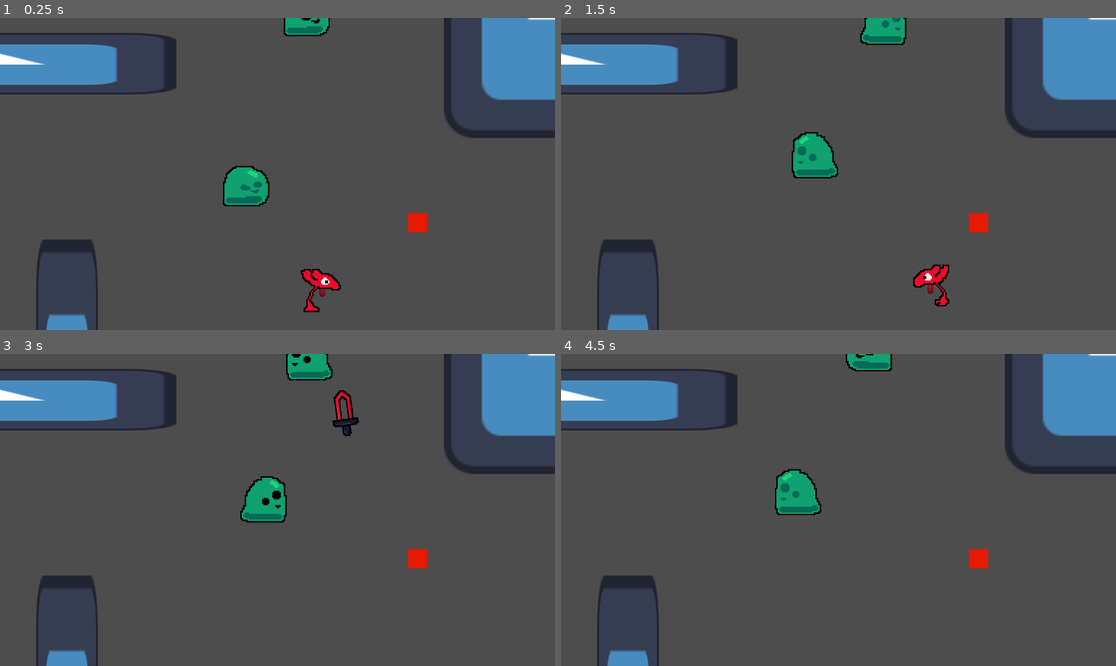
Above: before the commit, frames 1-4 (two rows, left to right).
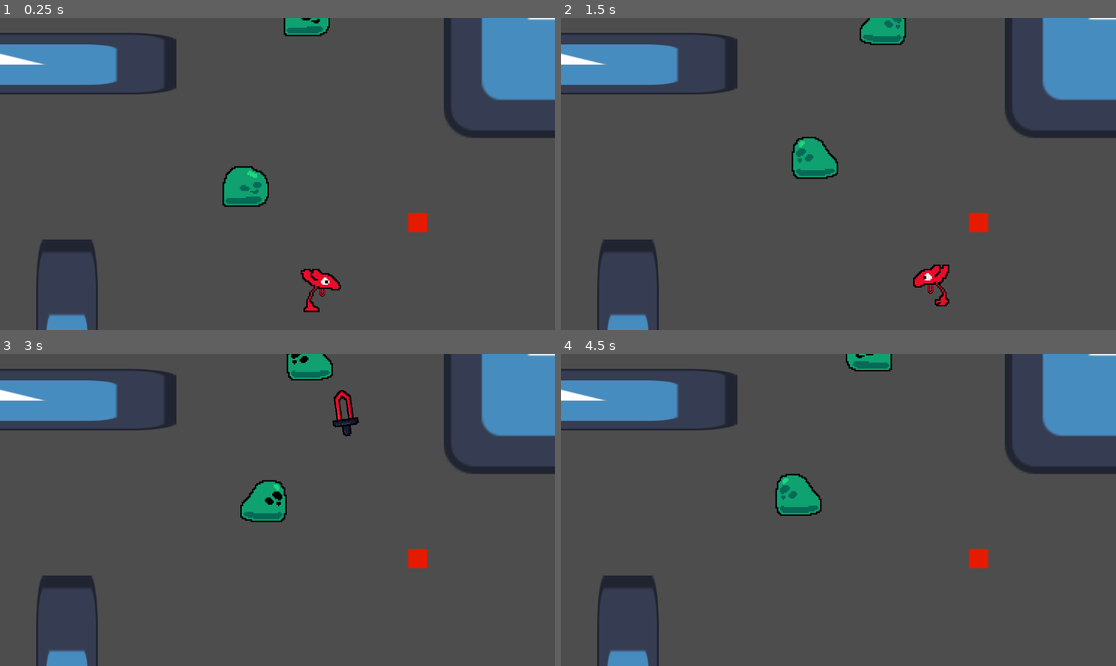
Above: after the commit, the same moments.

Repository: haihala/Weapon-s-choice
Game: Godot game, scene res://levels/playground.tscn
Two runs of this game, one before a commit and one after it. Both use one fixed random seed, a clock stepped at 60 frames per second and the inputs below. The engine's default icon, where the game draws it, is replaced by a stand-in: a white triangle on a blue panel in a dark square.
Inputs (mouse positions are in pixels of both pictures, inside the frame that each line leads up to):
- Up to frame 1 (0.25 s): no input
- Up to frame 2 (1.5 s): move the mouse to (960, 158) at 0.52 s; hold D (move_right) 0.53-1.28 s; click (960, 158) at 0.6 s; move the mouse to (727, 189) at 1.27 s; hold S (move_down) from 1.28 s (still down); right-click (727, 189) at 1.35 s
- Up to frame 3 (3 s): move the mouse to (333, 441) at 2.02 s; release S (move_down) at 2.03 s; hold D (move_right) 2.03-2.78 s; tap Space (sword_toss) at 2.1 s; move the mouse to (249, 572) at 2.77 s; hold W (move_up) from 2.78 s (still down); click (249, 572) at 2.85 s
- Up to frame 4 (4.5 s): move the mouse to (1005, 556) at 3.52 s; release W (move_up) at 3.53 s; hold A (move_left) from 3.53 s (still down); right-click (1005, 556) at 3.6 s; move the mouse to (672, 463) at 4.27 s; tap Space (sword_toss) at 4.35 s

The runs differ from the first frame. In frame 1, 0.2% of the frame differs, in the area x 40-49%, y 47-61%; in frame 2, 0.5%, in the area x 41-63%, y 0-52%; in frame 3, 0.5%; in frame 4, 0.4%.
Error in both runs: Out of bounds get index '0' (on base: 'Array[Node2D]') (res://creatures/gobo/gobo_ai.gd:17)

Commit message:
Navigation code polish

Diff:
--- a/godot-project/creatures/creature.gd
+++ b/godot-project/creatures/creature.gd
@@ -8,7 +8,6 @@
 
 @export var health = 2
 @export var speed = 300
-var navigation_target: Vector2
 
 @export var idle_state: State
 @export var walk_state: State
@@ -29,6 +28,16 @@
 		possess()
 	else:
 		controller = ai
+
+	# This is a workaround to wait one frame before running the first
+	# _physics_process. This is so that the navigation server is in sync.
+	# Otherwise there is an error
+	set_physics_process(false)
+	call_deferred('setup')
+
+func setup():
+	await get_tree().physics_frame
+	set_physics_process(true)
 
 func _physics_process(_delta: float) -> void:
 	if can_act():
@@ -70,8 +79,9 @@
 		velocity = direction.normalized() * speed
 
 func navigate_to(point: Vector2) -> void:
-	# TODO: Debounce
-	$NavigationAgent2D.target_position = point
+	if $NavigationAgent2D.target_position != point:
+		$NavigationAgent2D.target_position = point
+
 	var direction = (
 		$NavigationAgent2D.get_next_path_position() - global_position
 	).normalized()
--- a/godot-project/levels/level2.tscn
+++ b/godot-project/levels/level2.tscn
@@ -23,9 +23,6 @@
 position = Vector2(711, 423)
 zoom = Vector2(0.553, 0.553)
 
-[node name="Gobo" parent="." instance=ExtResource("2_ad2y8")]
-position = Vector2(284, 385)
-
 [node name="NavigationRegion2D" type="NavigationRegion2D" parent="."]
 navigation_polygon = SubResource("NavigationPolygon_pgxnk")
 
@@ -34,3 +31,6 @@
 
 [node name="Nav target 2" type="Node2D" parent="." groups=["navigation_target"]]
 position = Vector2(252, 181)
+
+[node name="Gobo" parent="." instance=ExtResource("2_ad2y8")]
+position = Vector2(284, 385)
